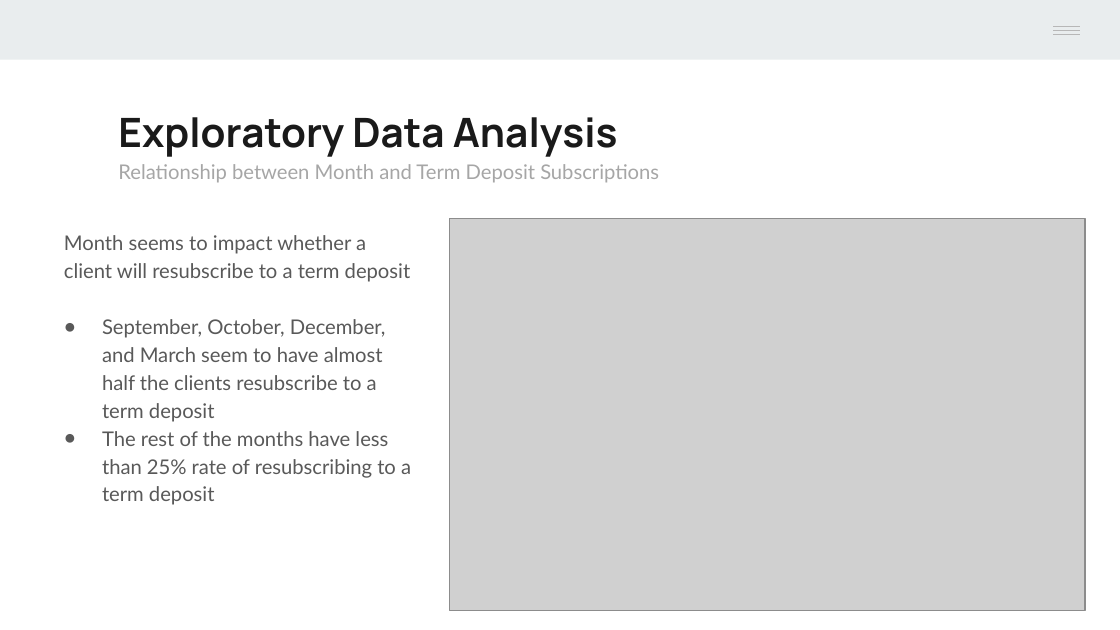
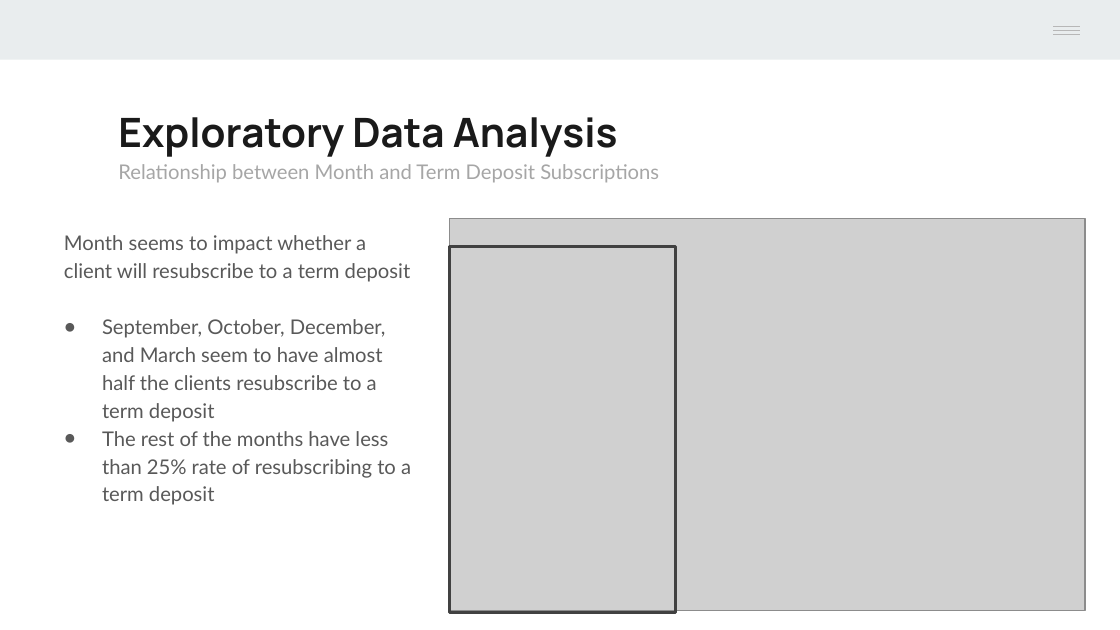
Before and after one commit to Mr-Chang95/Bank-Marketing-Analysis-Logistic-Regression, a slide deck: slide 10 of Project2_Chang_Craus_Yule.pptx. Drawn at 1120x630 pixels with LibreOffice and Linux fonts; fonts in the diff are those of the drawing; grey boxes stand for pictures. Boxes give left, top, right and bottom in pixels: in the first picture for what was removed or moved away, otherwise in the second. Text is boxed around its words. In the diff, an @@ line names an element or a change of style, - is before the commit and + after.

```diff
--- a/Project2_Chang_Craus_Yule.pptx
+++ b/Project2_Chang_Craus_Yule.pptx
@@ rectangle added at (x1=449, y1=246, x2=675, y2=613), outline #424242 2 pt @@
```
Also in this commit, not shown: 3 other slides changed, 12 slides added, 1 other file.
